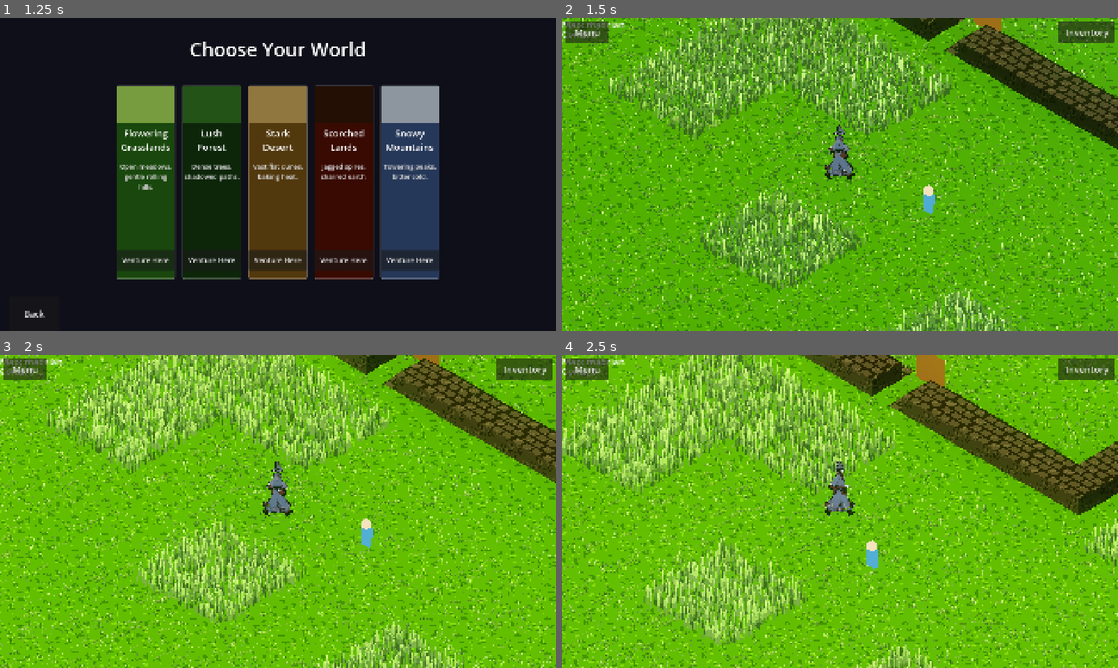
Above: before the commit, frames 1-4 (two rows, left to right).
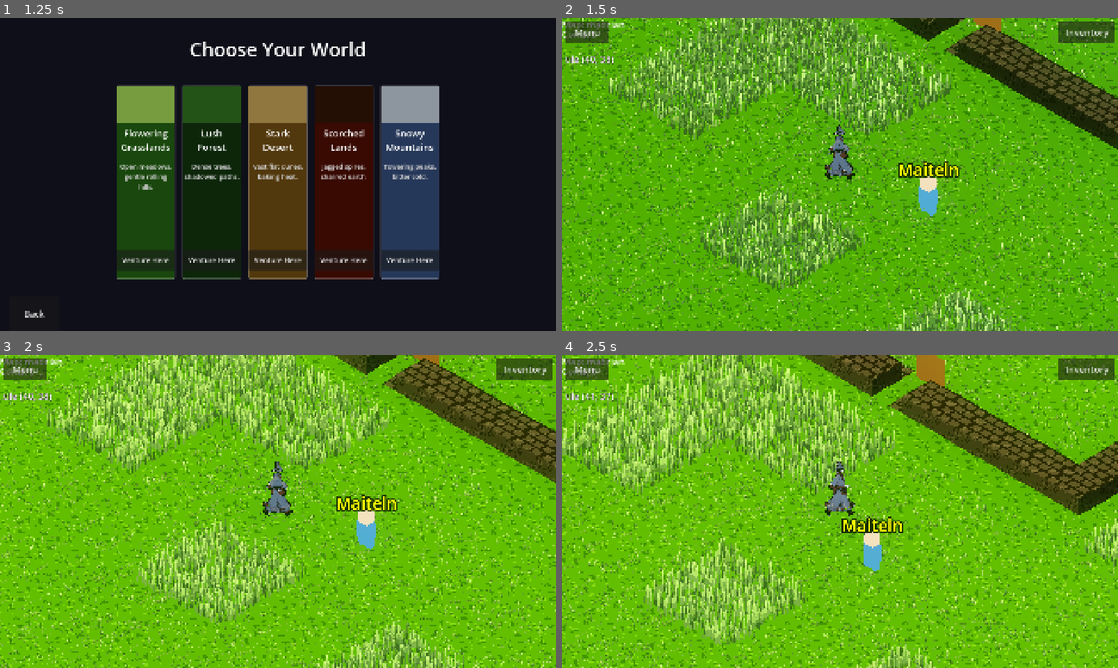
Above: after the commit, the same moments.

Repository: ChrisPauly97/pear-pudding-godot
Game: Godot game, scene res://scenes/ui/MenuScene.tscn
Same seed, same stepped clock (60 frames per second), same inputs: the game is played once before the commit and once after it.
Inputs (mouse positions are in pixels of both pictures, inside the frame that each line leads up to):
- Up to frame 1 (1.25 s): click "New Game" at 0.5 s
- Up to frame 2 (1.5 s): click "Venture Here" at 1.25 s
- Up to frame 3 (2 s): no input
- Up to frame 4 (2.5 s): tap Enter at 2 s; move the mouse to (962, 495) at 2.02 s; hold D (move_right) from 2.03 s (still down); hold E (interact) from 2.03 s (still down); click (962, 495) at 2.17 s; tap Space (jump) at 2.27 s

Frame 1 is identical in both runs. In frame 2, 0.9% of the frame differs, in the area x 0-72%, y 11-64%; in frame 3, 0.9%; in frame 4, 0.8%.

Commit message:
Add tile coord HUD display; make NPCs larger and add name labels
- HUD now shows current tile (x, z) in top-left so player can
  navigate to known NPC positions (Maiteln is at tile 43, 38)
- TownspersonNPC meshes scaled up ~60% so they're visible at the
  isometric camera distance (body was 0.5 units wide, now 0.8)
- init_from_data now adds a floating yellow Label3D above each NPC;
  name is parsed from dialogue ("My name is X") or falls back to "NPC"
- Added console print when each NPC spawns to confirm it's happening

https://claude.ai/code/session_015KfaLTMZ3QAFCuA6PqTuYQ

Diff:
--- a/scenes/world/ChunkRenderer.gd
+++ b/scenes/world/ChunkRenderer.gd
@@ -261,6 +261,7 @@
 		_set_visibility_range(node)
 		if world_scene.has_method("register_npc"):
 			world_scene.register_npc(n_data["id"], node, n_data)
+		print("NPC spawned: ", n_data.get("id", "?"), " at world (", n_data["x"], ", ", n_data["z"], ")")
 
 const ENTITY_VISIBILITY_END: float = 50.0
 
--- a/scenes/world/WorldScene.gd
+++ b/scenes/world/WorldScene.gd
@@ -97,6 +97,7 @@
 var _fill_light: DirectionalLight3D
 
 var _dialogue_label: Label
+var _coord_label: Label
 var _dialogue_timer: float = 0.0
 const DIALOGUE_DURATION: float = 4.0
 
@@ -242,6 +243,15 @@
 	_dialogue_label.position = Vector2(vp.x * 0.2, vp.y * 0.78)
 	_dialogue_label.hide()
 	_hud.add_child(_dialogue_label)
+
+	_coord_label = Label.new()
+	_coord_label.add_theme_font_size_override("font_size", font_size)
+	_coord_label.add_theme_color_override("font_color", Color.WHITE)
+	_coord_label.add_theme_color_override("font_shadow_color", Color.BLACK)
+	_coord_label.add_theme_constant_override("shadow_offset_x", 1)
+	_coord_label.add_theme_constant_override("shadow_offset_y", 1)
+	_coord_label.position = Vector2(vh * 0.01, vh * 0.11)
+	_hud.add_child(_coord_label)
 
 func _exit_tree() -> void:
 	# Wait for any in-flight worker tasks before the GDScript instance is freed.
@@ -809,6 +819,10 @@
 	if _player == null:
 		return
 	_camera.position = _snap_to_pixel(_player.position + Vector3(20, 20, 20))
+	if _coord_label:
+		var tx: int = int(_player.position.x / IsoConst.TILE_SIZE)
+		var tz: int = int(_player.position.z / IsoConst.TILE_SIZE)
+		_coord_label.text = "tile (%d, %d)" % [tx, tz]
 	_day_night_timer += delta
 	if _day_night_timer >= DAY_NIGHT_INTERVAL:
 		_update_day_night(_day_night_timer)
--- a/scenes/world/entities/TownspersonNPC.gd
+++ b/scenes/world/entities/TownspersonNPC.gd
@@ -18,11 +18,11 @@
 	_head_mat.albedo_color = Color(0.9, 0.75, 0.6)
 	_head_mat.shading_mode = BaseMaterial3D.SHADING_MODE_UNSHADED
 	_body_mesh = BoxMesh.new()
-	_body_mesh.size = Vector3(0.5, 0.55, 0.3)
+	_body_mesh.size = Vector3(0.8, 0.9, 0.5)
 	_head_mesh = BoxMesh.new()
-	_head_mesh.size = Vector3(0.35, 0.35, 0.35)
+	_head_mesh.size = Vector3(0.55, 0.55, 0.55)
 	_leg_mesh = BoxMesh.new()
-	_leg_mesh.size = Vector3(0.22, 0.5, 0.22)
+	_leg_mesh.size = Vector3(0.35, 0.8, 0.35)
 
 func _ready() -> void:
 	_ensure_shared_resources()
@@ -31,18 +31,18 @@
 	if body:
 		body.mesh = _body_mesh
 		body.material_override = _body_mat
-		body.position = Vector3(0.0, 0.275, 0.0)
+		body.position = Vector3(0.0, 0.45, 0.0)
 
 	var head := _make_mi(_head_mesh, _head_mat)
-	head.position = Vector3(0.0, 0.75, 0.0)
+	head.position = Vector3(0.0, 1.2, 0.0)
 	add_child(head)
 
 	var left_leg := _make_mi(_leg_mesh, _body_mat)
-	left_leg.position = Vector3(-0.15, -0.25, 0.0)
+	left_leg.position = Vector3(-0.23, -0.4, 0.0)
 	add_child(left_leg)
 
 	var right_leg := _make_mi(_leg_mesh, _body_mat)
-	right_leg.position = Vector3(0.15, -0.25, 0.0)
+	right_leg.position = Vector3(0.23, -0.4, 0.0)
 	add_child(right_leg)
 
 static func _make_mi(mesh: Mesh, mat: StandardMaterial3D) -> MeshInstance3D:
@@ -53,6 +53,34 @@
 
 func init_from_data(data: Dictionary) -> void:
 	npc_data = data
+	_add_name_label()
+
+func _add_name_label() -> void:
+	var npc_name: String = _extract_name()
+	var lbl := Label3D.new()
+	lbl.text = npc_name
+	lbl.font_size = 32
+	lbl.pixel_size = 0.025
+	lbl.billboard = BaseMaterial3D.BILLBOARD_ENABLED
+	lbl.no_depth_test = true
+	lbl.position = Vector3(0.0, 2.0, 0.0)
+	lbl.modulate = Color.YELLOW
+	add_child(lbl)
+
+func _extract_name() -> String:
+	var dlg: String = str(npc_data.get("dialogue", ""))
+	var lower: String = dlg.to_lower()
+	var name_idx: int = lower.find("my name is ")
+	if name_idx >= 0:
+		var after: String = dlg.substr(name_idx + 11)
+		var end: int = after.find(".")
+		if end < 0:
+			end = after.find("!")
+		if end < 0:
+			end = after.find(",")
+		if end > 0:
+			return after.substr(0, end).strip_edges()
+	return "NPC"
 
 func get_dialogue() -> String:
 	return str(npc_data.get("dialogue", "..."))
